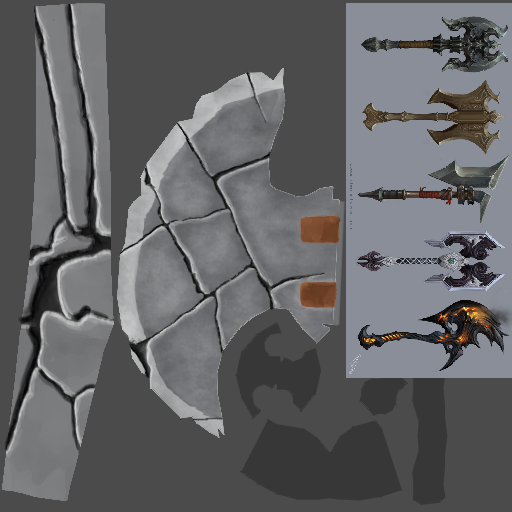
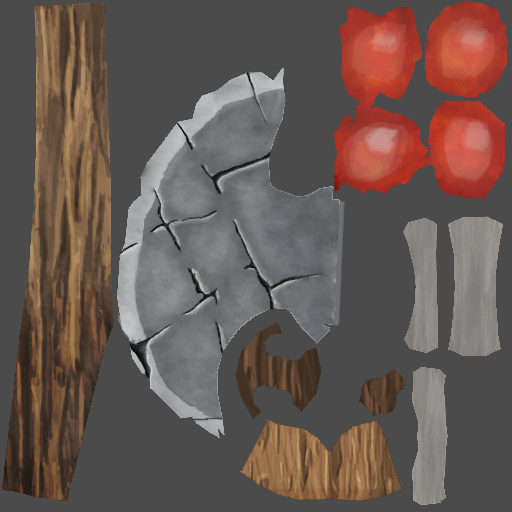
Comparing the layer stacks of the two w=512, h=512 images. Changes:
hid "Axe Reference" over <box>346,3,512,378</box>
removed group "Axe blade" (1st of 2) (15 layers) over <box>117,68,345,438</box>
moved "Axe blade" out of group "Axe blade", painted on it over <box>117,68,345,438</box>
added group "STOKKIE TOKKIE" with 21 layers above "handle" over <box>2,3,408,501</box>
added group "Stok" with 11 layers in group "STOKKIE TOKKIE" over <box>2,3,114,501</box>
"Laag 6": opacity 41% → 100%, moved it into group "Stok", painted on it over <box>2,3,342,501</box>
removed layer "Stone high/shad" from group "Axe blade" over <box>117,70,340,438</box>
removed group "Cracks" (1st of 2, in "Axe blade") (3 layers) from group "Axe blade" over <box>117,71,336,422</box>
removed layer "Shadow Cracks" from group "Cracks" over <box>118,71,325,378</box>
removed layer "Highlight Cracks" from group "Cracks" over <box>117,71,326,389</box>
removed layer "Crack" from group "Cracks" over <box>120,73,336,422</box>
removed layer "Stone texture" (was overlay) from group "Axe blade" over <box>117,70,340,438</box>
removed layer "Axe Color Layer" from group "Axe blade" over <box>117,70,340,438</box>
added layer "Laag 5" in group "Stok" over <box>2,5,111,501</box>
added layer "Laag 4" in group "Stok" over <box>2,3,114,501</box>
moved "Shadow" into group "sTONE" over <box>4,4,109,460</box>
moved "Highlight" into group "sTONE" over <box>6,3,114,455</box>
moved "Cracks" (in "STOKKIE TOKKIE" › "Stok" › "sTONE") into group "sTONE" over <box>6,4,114,455</box>
moved "color" into group "sTONE" over <box>2,3,114,501</box>
moved "detail" into group "sTONE" over <box>2,3,114,501</box>
moved "Stick_lower base" into group "Stok" over <box>2,3,114,501</box>
added group "Lower stick" with 3 layers in group "STOKKIE TOKKIE" over <box>2,3,408,501</box>
moved "Stick_Lower" into group "Lower stick" over <box>2,3,114,501</box>
…and 18 more changes (10 added, 2 blend, 3 painted, 4 removed, 4 stack)
